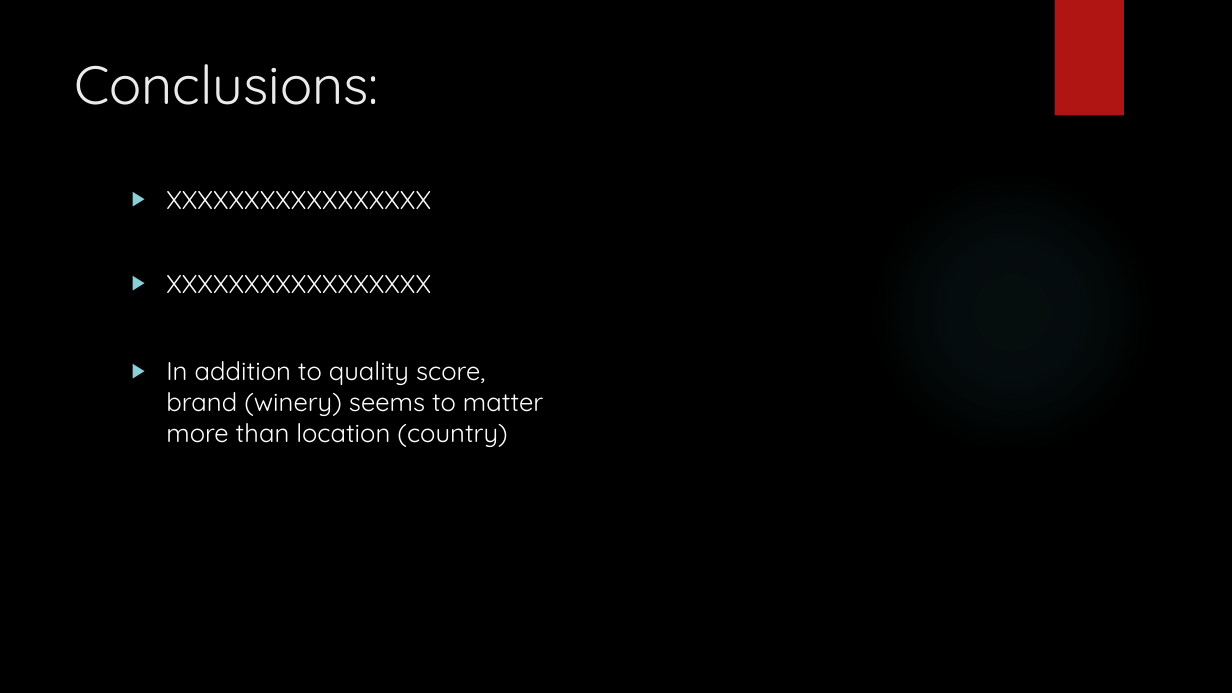
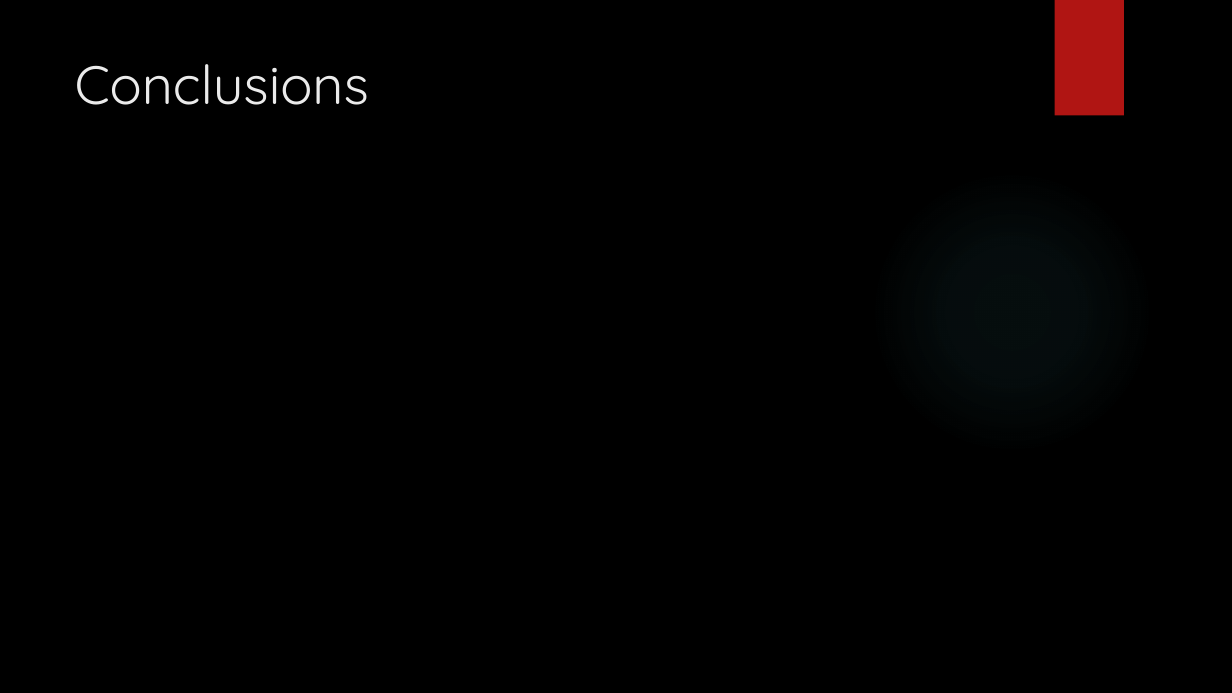
Before and after one commit to chengh8/Final-Project, a slide deck: slide 10 of Presentation/Price_presentation.pptx. Drawn at 1232x693 pixels with LibreOffice and Linux fonts; fonts in the diff are those of the drawing; background and template pictures are left out. Boxes give left, top, right and bottom in pixels: in the first picture for what was removed or moved away, otherwise in the second. Text is boxed around its words. In the diff, an @@ line names an element or a change of style, - is before the commit and + after.

Commit message:
clean conclusions slide

```diff
--- a/Presentation/Price_presentation.pptx
+++ b/Presentation/Price_presentation.pptx
@@ title at (x1=75, y1=64, x2=369, y2=105): text changed @@
-Conclusions:
+Conclusions
@@ text removed at (x1=166, y1=191, x2=543, y2=447) @@
-▶ XXXXXXXXXXXXXXXXX
-▶ XXXXXXXXXXXXXXXXX
-▶ In addition to quality score, brand (winery) seems to matter more than location (country)
```
